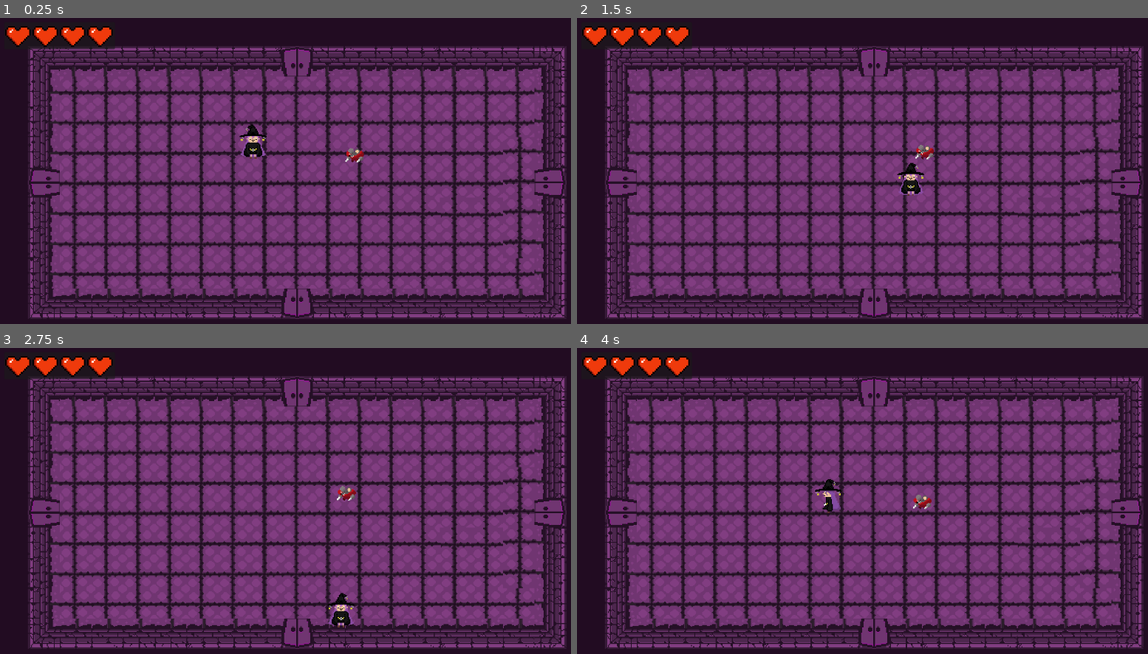
Above: before the commit, frames 1-4 (two rows, left to right).
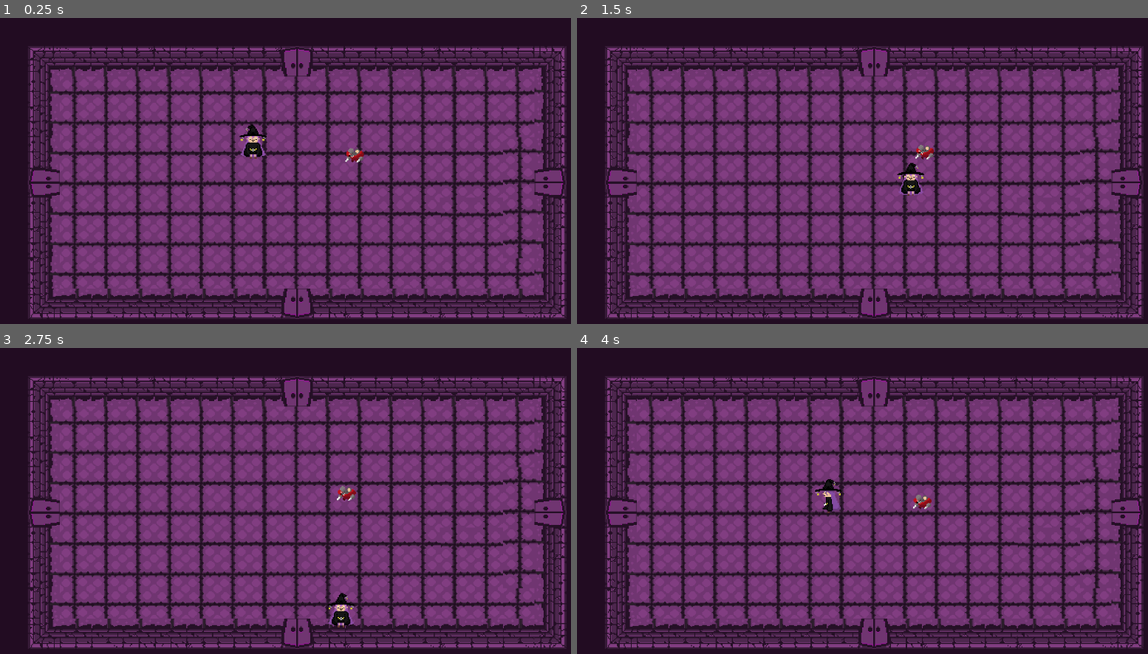
Above: after the commit, the same moments.

Repository: DeathPandaHD/Loop_Dungeon
Game: Godot game, scene res://Levels/Test Room.tscn
Two runs of this game, one before a commit and one after it. Both use one fixed random seed, a clock stepped at 60 frames per second and the inputs below.
Inputs:
- Up to frame 1 (0.25 s): no input
- Up to frame 2 (1.5 s): hold D (movement_right) 0.53-1.28 s; hold S (movement_down) from 1.28 s (still down)
- Up to frame 3 (2.75 s): release S (movement_down) at 2.03 s; hold D (movement_right) from 2.03 s (still down)
- Up to frame 4 (4 s): release D (movement_right) at 2.78 s; hold W (movement_up) 2.78-3.53 s; hold A (movement_left) from 3.53 s (still down)

The runs differ from the first frame. In frame 1, 0.9% of the frame differs, in the area x 0-21%, y 2-11%; in frame 2, 0.9%; in frame 3, 0.9%; in frame 4, 0.9%.

Commit message:
set full heal on death for testing
work on health bar for player next :D

Diff:
--- a/dungeon-game/Enemy/enemy_assrat.tscn
+++ b/dungeon-game/Enemy/enemy_assrat.tscn
@@ -27,6 +27,7 @@
 position = Vector2(0, 2.16606)
 collision_layer = 4
 collision_mask = 2
+damage = 50
 
 [node name="CollisionShape2D" parent="Hit_box" index="0"]
 position = Vector2(0, 0.722022)
--- a/dungeon-game/Levels/Test Room.tscn
+++ b/dungeon-game/Levels/Test Room.tscn
@@ -186,6 +186,7 @@
 [node name="UI" type="CanvasLayer" parent="."]
 
 [node name="hearts" type="Panel" parent="UI"]
+visible = false
 anchors_preset = 1
 anchor_left = 1.0
 anchor_right = 1.0
--- a/dungeon-game/Utilities/entities/entitybase.gd
+++ b/dungeon-game/Utilities/entities/entitybase.gd
@@ -1,5 +1,5 @@
 extends CharacterBody2D
-
+signal hp_changed(new_hp)
 @export var move_speed = 20.0
 @export var hp_max = 100
 @export var hp = hp_max
@@ -17,6 +17,7 @@
 	direction = direction.normalized()
 	velocity = direction *  move_speed
 	move_and_slide()
+
 func die():
 	queue_free()
 
@@ -25,8 +26,12 @@
 		self.hp -= actual_damage
 		print(name + " received " +str(actual_damage) + " Damage ")
 		print(name + " players new health "+ str(hp))
+
 #detects if hitbox is touching hurtbox
 func _on_hurt_box_area_entered(hitbox):
 	receive_damage(hitbox.damage)
-	var base_damage= hitbox.damage
-	print(hitbox.get_parent().name + "'s hitbox touched" + name + "'s hurtbox touched " +str(base_damage))
+	if hp < 0:
+
+	#fully heals player on death
+		hp = hp_max
+		print("full heal " +str(hp))
